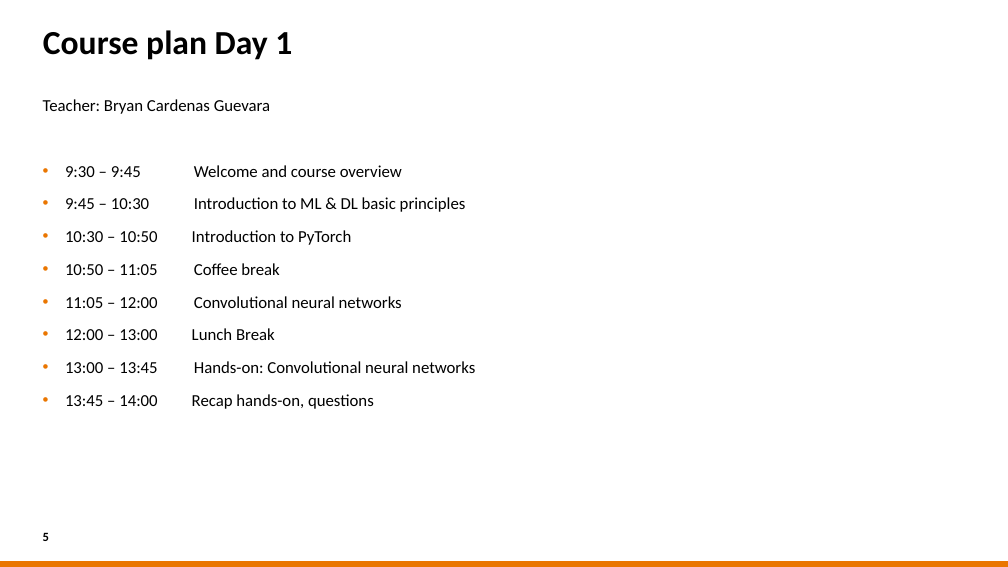
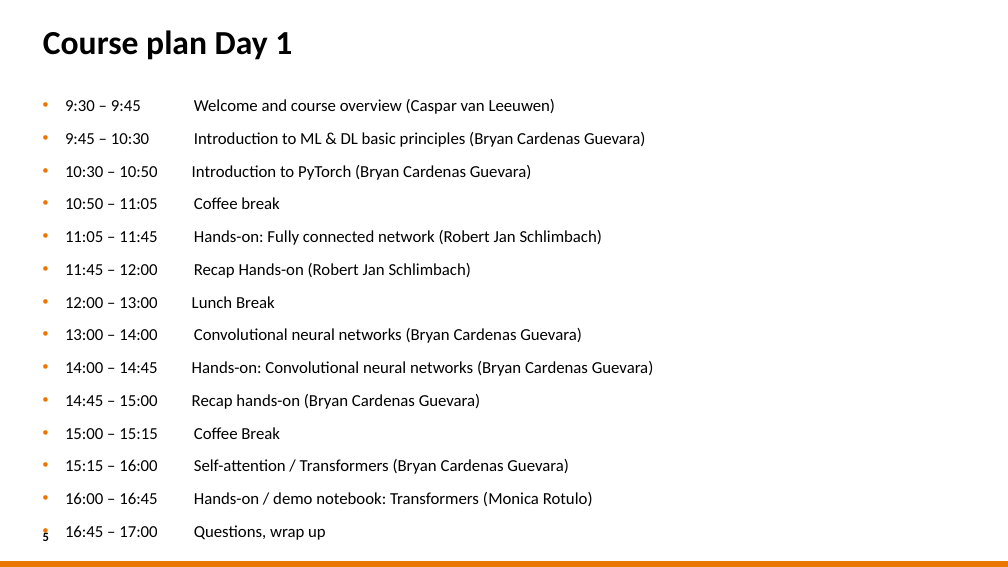
Before and after one commit to sara-nl/Tue_HPDL_2024, a slide deck: slide 5 of Day1/slides/EuroHPC_HPML_welcome.pptx. Drawn at 1008x567 pixels with LibreOffice and Linux fonts; fonts in the diff are those of the drawing; background and template pictures are left out. Boxes give left, top, right and bottom in pixels: in the first picture for what was removed or moved away, otherwise in the second. Text is boxed around its words. In the diff, an @@ line names an element or a change of style, - is before the commit and + after.

```diff
--- a/Day1/slides/EuroHPC_HPML_welcome.pptx
+++ b/Day1/slides/EuroHPC_HPML_welcome.pptx
@@ text at bbox=[65, 99, 646, 180]: text changed @@
-Teacher: Bryan Cardenas Guevara
-• 9:30 – 9:45 Welcome and course overview
-• 9:45 – 10:30 Introduction to ML & DL basic principles
-• 10:30 – 10:50 Introduction to PyTorch
+• 9:30 – 9:45 Welcome and course overview (Caspar van Leeuwen)
+• 9:45 – 10:30 Introduction to ML & DL basic principles (Bryan Cardenas Guevara)
+• 10:30 – 10:50 Introduction to PyTorch (Bryan Cardenas Guevara)
@@ text at bbox=[65, 230, 602, 278]: text changed @@
-• 11:05 – 12:00 Convolutional neural networks
+• 11:05 – 11:45 Hands-on: Fully connected network (Robert Jan Schlimbach)
+• 11:45 – 12:00 Recap Hands-on (Robert Jan Schlimbach)
@@ text at bbox=[65, 328, 654, 537]: text changed @@
-• 13:00 – 13:45 Hands-on: Convolutional neural networks
-• 13:45 – 14:00 Recap hands-on, questions
+• 13:00 – 14:00 Convolutional neural networks (Bryan Cardenas Guevara)
+• 14:00 – 14:45 Hands-on: Convolutional neural networks (Bryan Cardenas Guevara)
+• 14:45 – 15:00 Recap hands-on (Bryan Cardenas Guevara)
+• 15:00 – 15:15 Coffee Break
+• 15:15 – 16:00 Self-attention / Transformers (Bryan Cardenas Guevara)
+• 16:00 – 16:45 Hands-on / demo notebook: Transformers (Monica Rotulo)
+• 16:45 – 17:00 Questions, wrap up
```
Also in this commit, not shown: 5 other slides changed, 44 other files.
